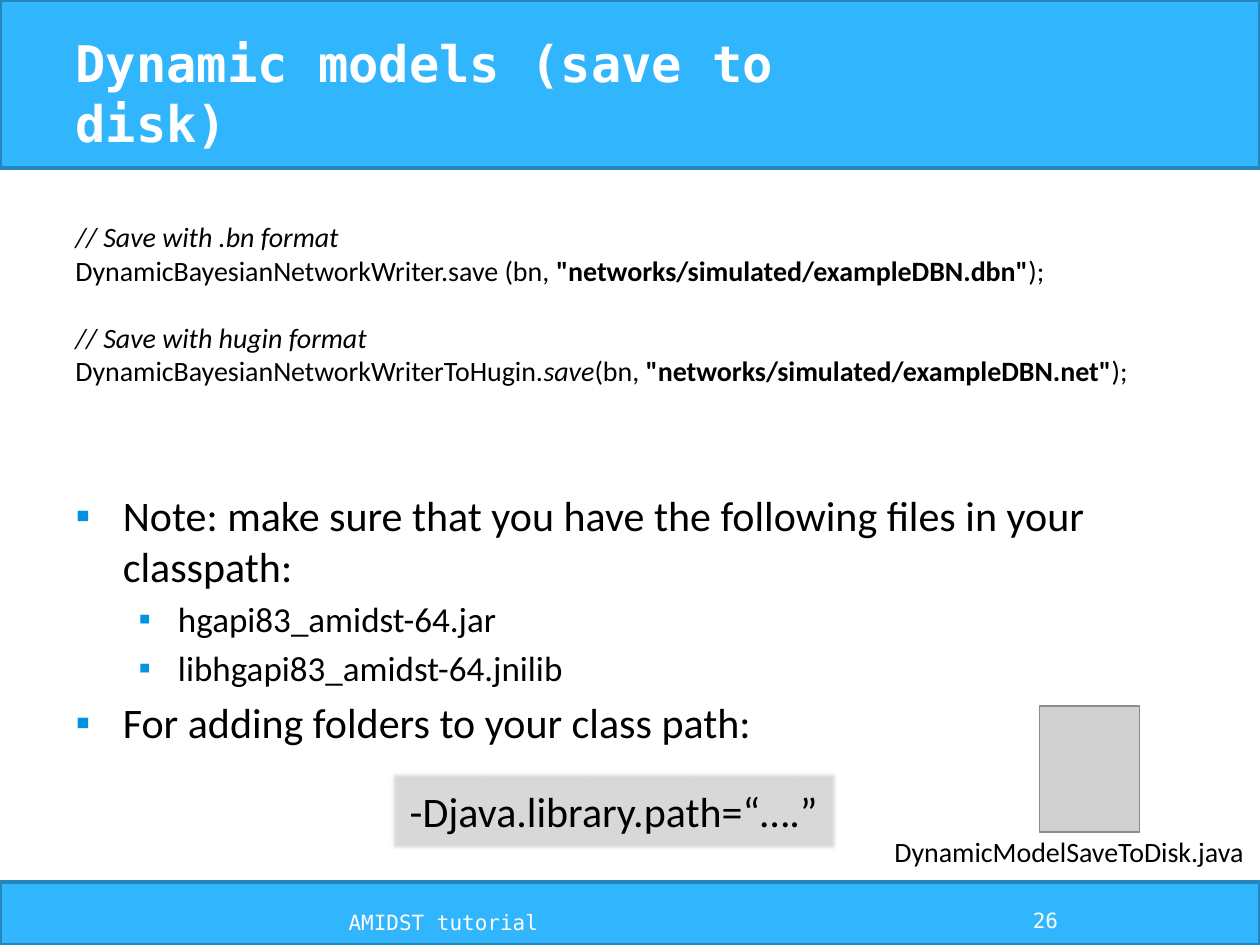
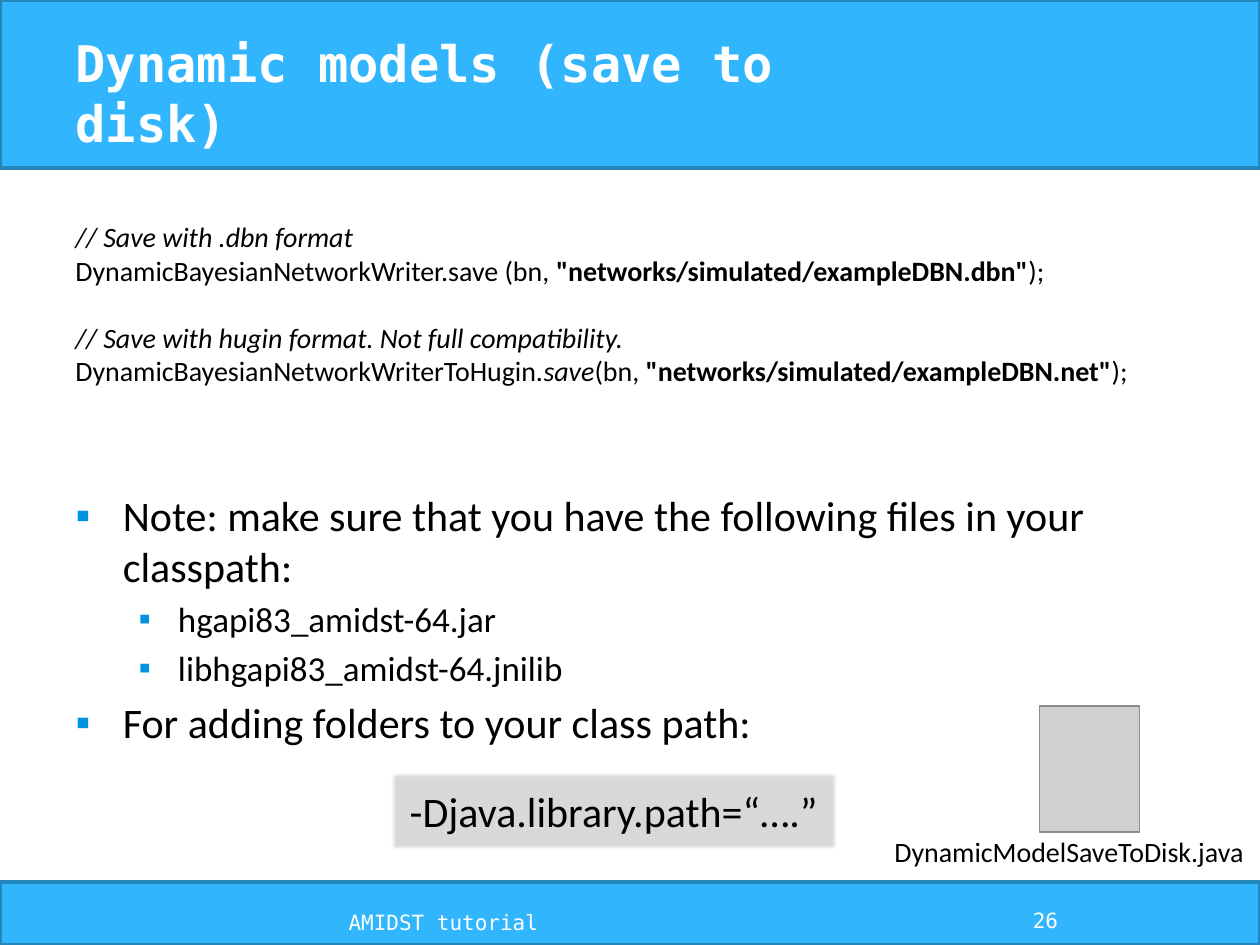
Before and after one commit to amidst/tutorial, a slide deck: slide 26 of doc/slides/AMIDST_slides.pptx. Drawn at 1260x945 pixels with LibreOffice and Linux fonts; fonts in the diff are those of the drawing; grey boxes stand for pictures; background and template pictures are left out. Boxes give left, top, right and bottom in pixels: in the first picture for what was removed or moved away, otherwise in the second. Text is boxed around its words. In the diff, an @@ line names an element or a change of style, - is before the commit and + after.

```diff
--- a/doc/slides/AMIDST_slides.pptx
+++ b/doc/slides/AMIDST_slides.pptx
@@ text at (75,227,1128,386): text changed @@
-// Save with .bn format
-DynamicBayesianNetworkWriter.save (bn, "networks/simulated/exampleDBN.dbn");
-// Save with hugin format
-DynamicBayesianNetworkWriterToHugin.save(bn, "networks/simulated/exampleDBN.net");
+// Save with .dbn format
+DynamicBayesianNetworkWriter.save (bn, "networks/simulated/exampleDBN.dbn");
+// Save with hugin format. Not full compatibility.
+DynamicBayesianNetworkWriterToHugin.save(bn, "networks/simulated/exampleDBN.net");
```
Also in this commit, not shown: 10 other slides changed, 6 other files.
